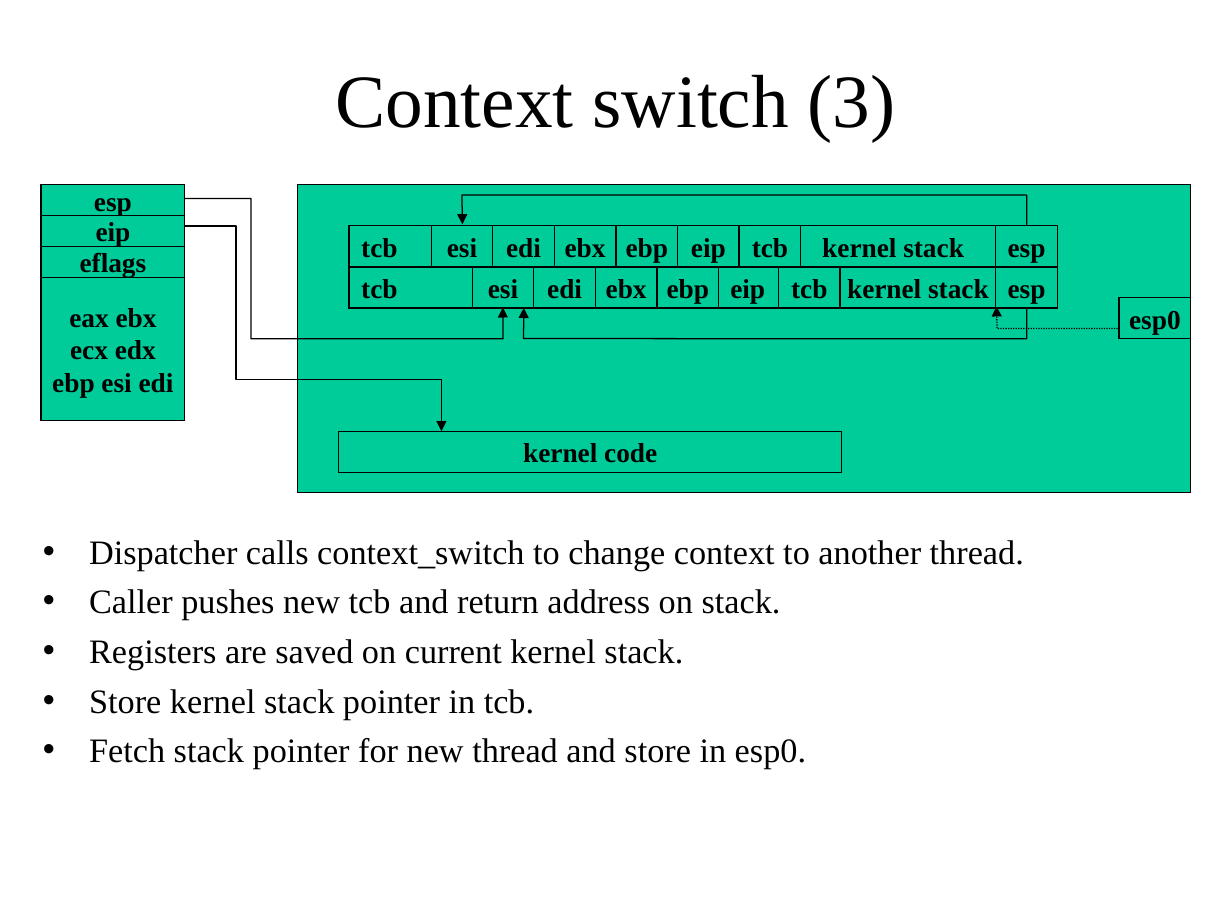
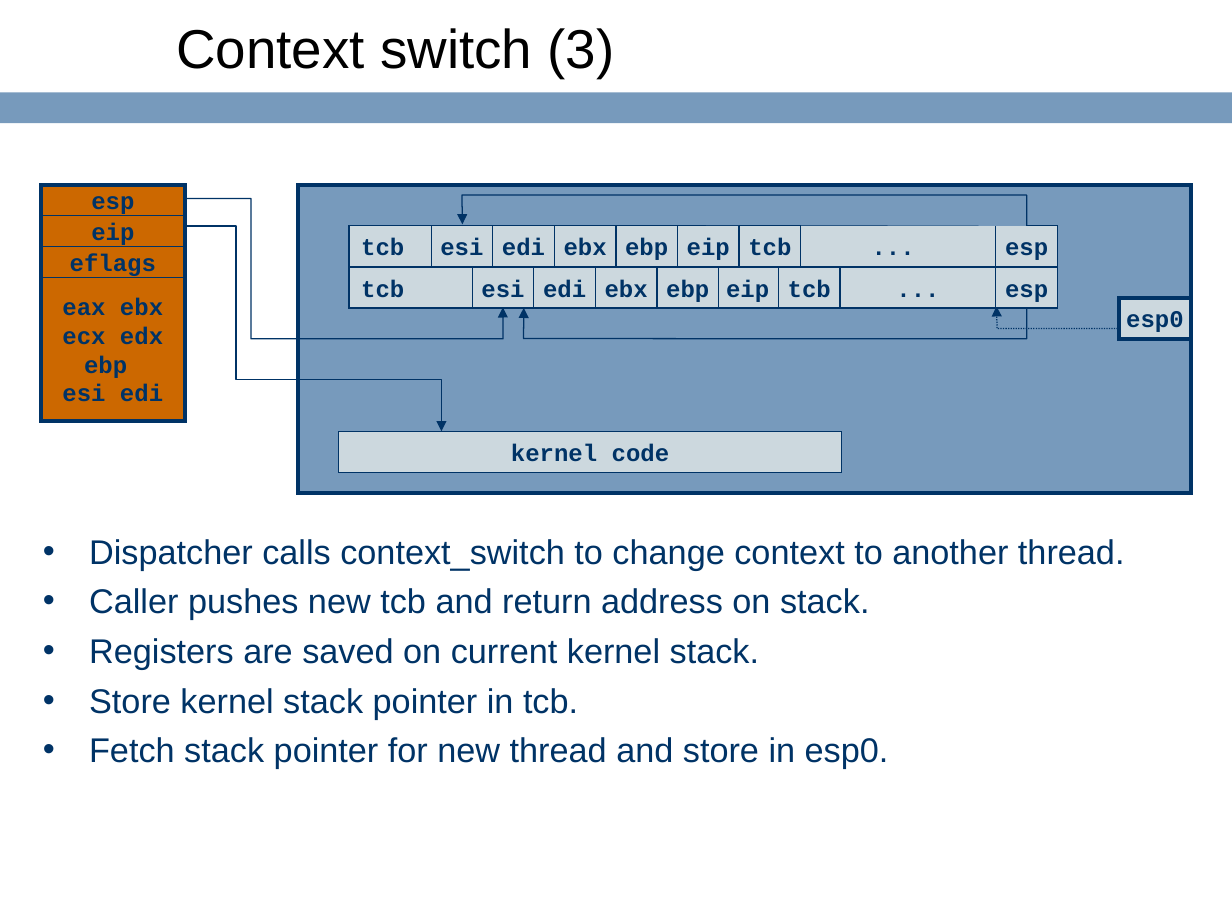
Before and after one commit to ringgaard/sanos, a slide deck: slide 43 of doc/sanostech.ppt. Drawn at 1232x924 pixels with LibreOffice and Linux fonts; fonts in the diff are those of the drawing; background and template pictures are left out. Boxes give left, top, right and bottom in pixels: in the first picture for what was removed or moved away, otherwise in the second. Text is boxed around its words. In the diff, an @@ line names an element or a change of style, - is before the commit and + after.

```diff
--- a/doc/sanostech.ppt
+++ b/doc/sanostech.ppt
@@ title "Context switch (3)" moved from (x1=336, y1=74, x2=896, y2=141) to (x1=176, y1=28, x2=614, y2=77) @@
@@ title "Context switch (3)" at (x1=176, y1=28, x2=614, y2=77): size 44 to 32 pt, font Times New Roman to Arial; alignment centre to left @@
@@ rectangle added at (x1=0, y1=92, x2=1232, y2=123), fill #779ABC @@
@@ rectangle added at (x1=41, y1=185, x2=185, y2=421), outline #003366 2.24 pt @@
@@ rectangle at (x1=298, y1=185, x2=1191, y2=493): fill #00CC99 to #779ABC; outline #000000 0.74 pt to #003366 2.24 pt @@
@@ freeform shape at (x1=462, y1=195, x2=1026, y2=225): fill none to #779ABC; outline #000000 0.74 pt to #003366 0.74 pt @@
@@ rectangle "..." at (x1=791, y1=225, x2=997, y2=266): fill #00CC99 to #CCD8DE; outline #000000 0.74 pt to #003366 0.74 pt @@
@@ text in rectangle at (x1=822, y1=238, x2=964, y2=258): text changed; size 16 to 14 pt; font Times New Roman to Courier New; text colour #000000 to #003366 @@
-kernel stack
+...
@@ size 16 to 14 pt, font Times New Roman to Courier New, text colour #000000 to #003366; fill #00CC99 to #CC6800; outline #000000 0.74 pt to #003366 0.74 pt in 3 elements at (x1=41, y1=185, x2=185, y2=216), (x1=41, y1=216, x2=185, y2=246), (x1=41, y1=246, x2=185, y2=277) @@
@@ size 16 to 14 pt, font Times New Roman to Courier New, text colour #000000 to #003366; fill #00CC99 to #CCD8DE; outline #000000 0.74 pt to #003366 0.74 pt in 17 elements at (x1=349, y1=225, x2=1057, y2=266), (x1=995, y1=225, x2=1057, y2=266), (x1=349, y1=267, x2=1057, y2=308), (x1=339, y1=431, x2=841, y2=472), (x1=995, y1=267, x2=1057, y2=308), (x1=678, y1=225, x2=739, y2=266), (x1=616, y1=225, x2=678, y2=266), (x1=431, y1=225, x2=493, y2=266), (x1=493, y1=225, x2=554, y2=266), (x1=554, y1=225, x2=616, y2=266), (x1=717, y1=267, x2=779, y2=308), (x1=657, y1=267, x2=718, y2=308), (x1=472, y1=267, x2=533, y2=308), (x1=533, y1=267, x2=595, y2=308), (x1=595, y1=267, x2=657, y2=308), (x1=739, y1=225, x2=801, y2=266), (x1=779, y1=267, x2=840, y2=308) @@
@@ rectangle "..." at (x1=840, y1=267, x2=995, y2=308): fill #00CC99 to #CCD8DE; outline #000000 0.74 pt to #003366 0.74 pt @@
@@ rectangle "eax ebx" at (x1=41, y1=277, x2=185, y2=421): fill #00CC99 to #CC6800; outline #000000 0.74 pt to #003366 0.74 pt @@
@@ text in rectangle at (x1=62, y1=298, x2=163, y2=345): size 16 to 14 pt, font Times New Roman to Courier New, text colour #000000 to #003366 in "eax ebx", "ecx edx" @@
@@ text in rectangle at (x1=847, y1=279, x2=989, y2=299): text changed; size 16 to 14 pt; font Times New Roman to Courier New; text colour #000000 to #003366 @@
-kernel stack
+...
@@ rectangle "esp0" at (x1=1119, y1=298, x2=1190, y2=339): size 16 to 14 pt, font Times New Roman to Courier New, text colour #000000 to #003366; fill #00CC99 to #CCD8DE; outline #000000 0.74 pt to #003366 2.24 pt @@
@@ outline #000000 0.74 pt to #003366 0.74 pt in 3 elements at (x1=185, y1=198, x2=503, y2=339), (x1=185, y1=225, x2=441, y2=431), (x1=524, y1=308, x2=1026, y2=339) @@
@@ freeform shape at (x1=997, y1=307, x2=1117, y2=329): fill none to #779ABC; outline #000000 0.74 pt dashed to #003366 0.74 pt dashed @@
@@ text in rectangle at (x1=62, y1=355, x2=163, y2=402): text changed; size 16 to 14 pt; font Times New Roman to Courier New; text colour #000000 to #003366 @@
-ebp esi edi
+ebp
+esi edi
@@ text "Dispatcher calls context_switch to change ..." at (x1=89, y1=539, x2=1125, y2=769): font Times New Roman to Arial, text colour #000000 to #003366; bullet colour #000000 to #003366 @@
```
Also in this commit, not shown: 57 other slides changed, 1 slide added, 21 other files.
